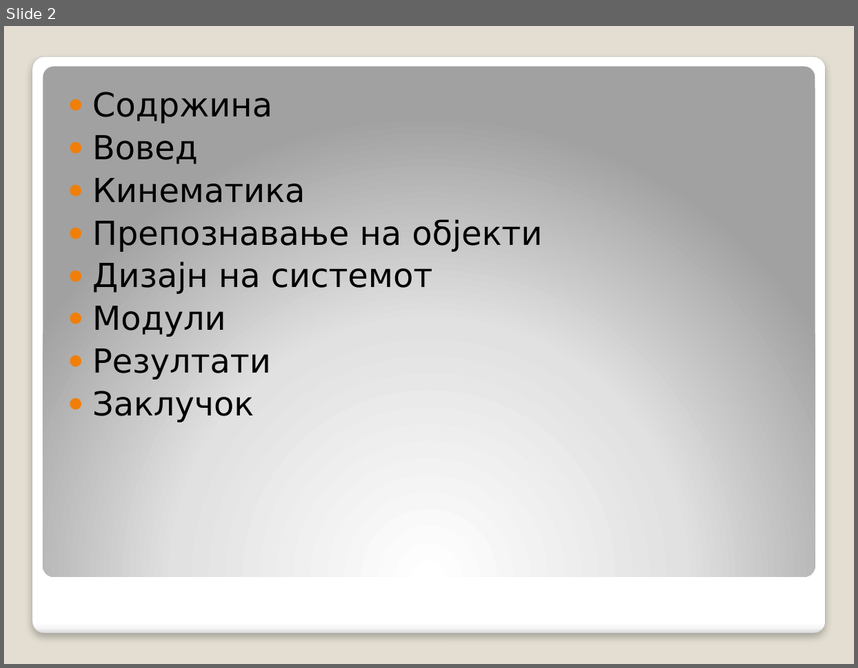
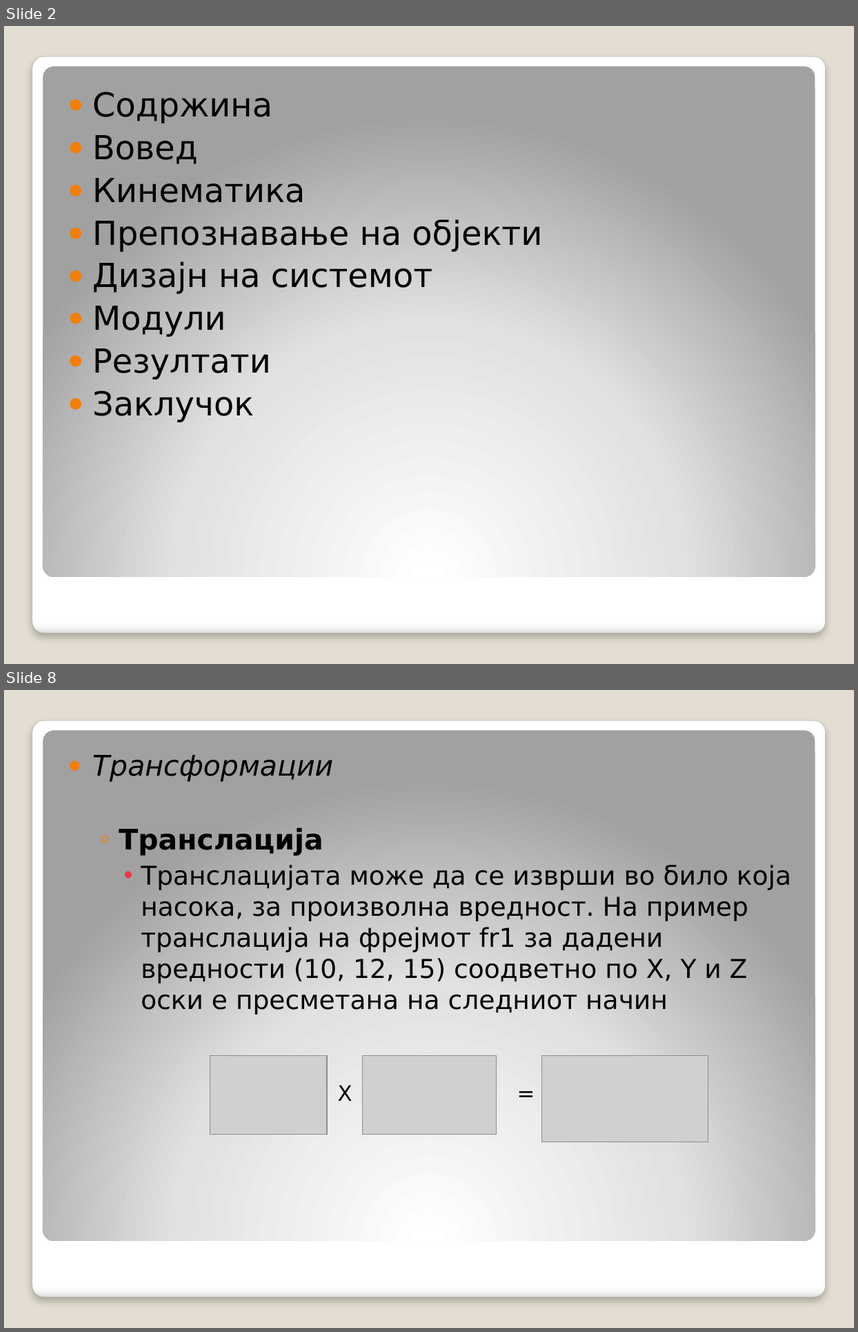
Before and after one commit to decoder015/diplomska, a slide deck: Paper/Компјутерска визија во роботика.pptx. Shown one above the other, each under a label of ours: slide 2 before the commit, slides 2 and 8 after it; the slides between them are not shown. The pictures are 858x668 and 858x1332 pixels, drawn with LibreOffice and Linux fonts; fonts in the diff are those of the drawing; grey boxes stand for pictures. Boxes give left, top, right and bottom in pixels: in the first picture for what was removed or moved away, otherwise in the second. Text is boxed around its words. In the diff, an @@ line names an element or a change of style, - is before the commit and + after.

```diff
--- a/Paper/Компјутерска визија во роботика.pptx
+++ b/Paper/Компјутерска визија во роботика.pptx
@@ slide 8 added at [4, 690, 854, 1328], background #E3DED1; not listed: 2 template elements that a slide beside it also shows @@
@@ text added at [92, 755, 791, 1014], 22 pt, text #000000 @@
+  ● Трансформации
+  ◦ Транслација
+    • Транслацијата може да се изврши во било која насока, за произволна вредност. На пример транслација на фрејмот fr1 за дадени вредности (10, 12, 15) соодветно по X, Y и Z оски е пресметана на следниот начин
@@ picture added at [210, 1056, 327, 1134] @@
@@ picture added at [363, 1056, 496, 1134] @@
@@ picture added at [542, 1056, 708, 1142] @@
@@ text added at [509, 1075, 542, 1109], 18 pt, text #000000 @@
+=
@@ text added at [338, 1085, 352, 1101], 18 pt, text #000000 @@
+X
```
Also in this commit, not shown: 3 slides changed, 29 other slides added, 1 slide removed, 9 other files.
